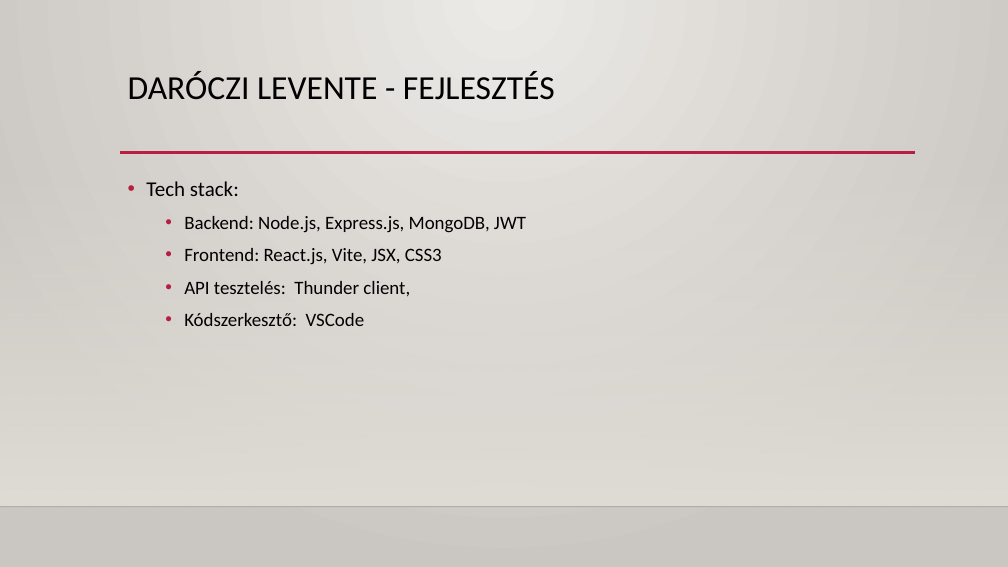
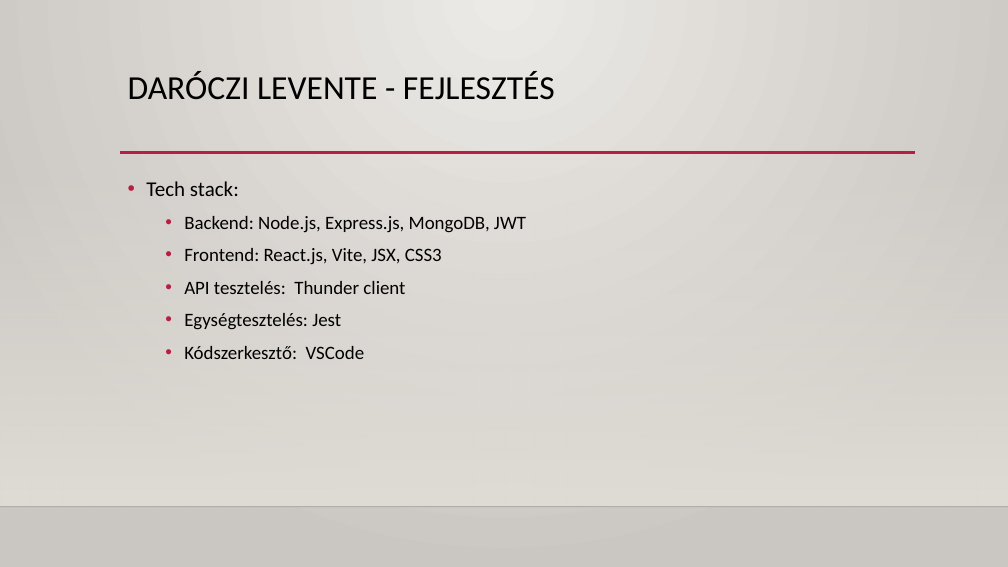
Before and after one commit to Dlevy004/kanban-webapp, a slide deck: slide 7 of Kanban webapp - Buborék együttes.pptx (slide 6 before the commit). Drawn at 1008x567 pixels with LibreOffice and Linux fonts; fonts in the diff are those of the drawing; background and template pictures are left out. Boxes give left, top, right and bottom in pixels: in the first picture for what was removed or moved away, otherwise in the second. Text is boxed around its words. In the diff, an @@ line names an element or a change of style, - is before the commit and + after.

```diff
--- a/Kanban webapp - Buborék együttes.pptx
+++ b/Kanban webapp - Buborék együttes.pptx
@@ text at box(184, 281, 405, 330): text changed @@
-  • API tesztelés: Thunder client,
+  • API tesztelés: Thunder client
+  • Egységtesztelés: Jest
```
Also in this commit, not shown: 3 other slides changed, 5 slides added.
